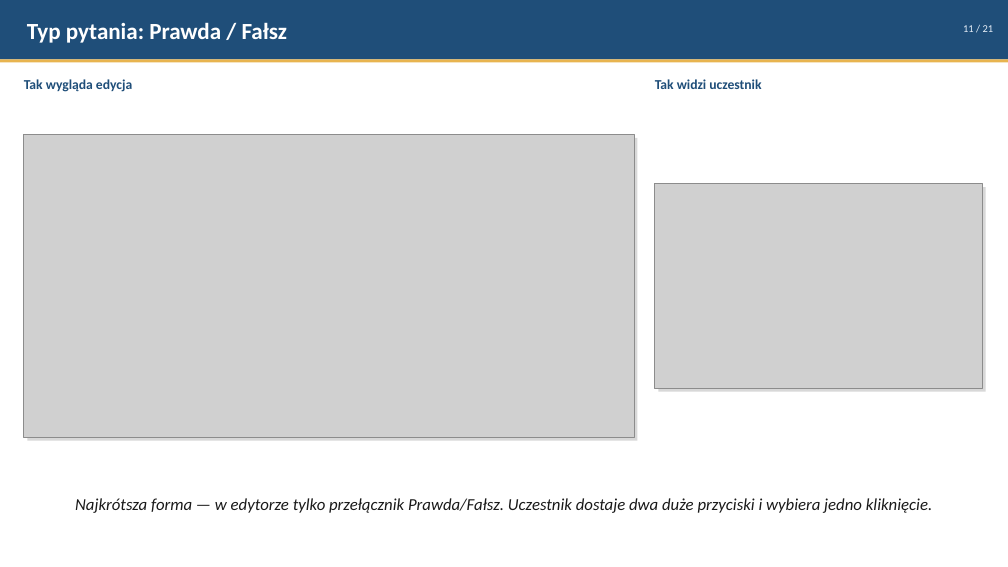
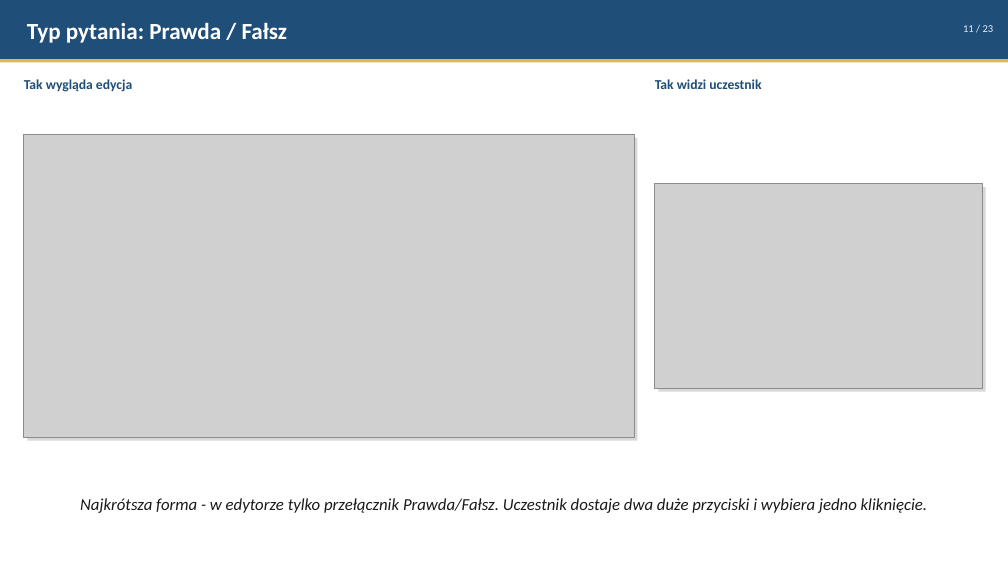
Before and after one commit to rdest-devs/cogniro, a slide deck: slide 11 of docs/cogniro-presentation.pptx. Drawn at 1008x567 pixels with LibreOffice and Linux fonts; fonts in the diff are those of the drawing; grey boxes stand for pictures. Boxes give left, top, right and bottom in pixels: in the first picture for what was removed or moved away, otherwise in the second. Text is boxed around its words. In the diff, an @@ line names an element or a change of style, - is before the commit and + after.

```diff
--- a/docs/cogniro-presentation.pptx
+++ b/docs/cogniro-presentation.pptx
@@ text at bbox=[963, 25, 994, 32]: text changed @@
-11 / 21
+11 / 23
@@ text at bbox=[80, 498, 927, 513]: text changed @@
-Najkrótsza forma — w edytorze tylko przełącznik Prawda/Fałsz. Uczestnik dostaje dwa duże przyciski i wybiera jedno kliknięcie.
+Najkrótsza forma - w edytorze tylko przełącznik Prawda/Fałsz. Uczestnik dostaje dwa duże przyciski i wybiera jedno kliknięcie.
```
Also in this commit, not shown: 18 other slides changed, 2 slides added.
